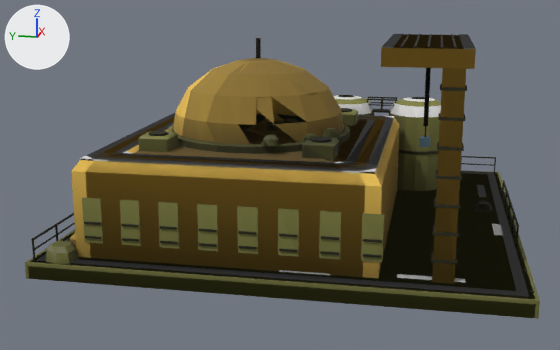
Two versions of the glTF model assets/set_v5/meridian_construction_center_damaged.glb, one commit apart.
The view is the same before and after, from a 50 mm camera at (-27.5, -4.43, 8.61) aimed at (-0.6, 0.95, 1.89). The lights are fixed; the arrows at upper left show +X, +Y and +Z. The picture after the commit comes second. Vertices at exactly the same position are counted once.

The scene before the commit, as lines of its bpy script (objects in view):
```python
me_mesh_0 = bpy.data.meshes.new('Mesh_0')
me_mesh_0.from_pydata(...)  # 2429 vertices, 3600 faces; spans x -7.4..7.4, y -7.4..7.4, z 0.0..7.02
# faces by material slot: [696, 922, 326, 1488, 168]
me_mesh_0.materials.append(mat_paint)
me_mesh_0.materials.append(mat_paint2)
me_mesh_0.materials.append(mat_team)
me_mesh_0.materials.append(mat_metal)
me_mesh_0.materials.append(mat_accent)
me_mesh_1 = bpy.data.meshes.new('Mesh_1')
me_mesh_1.from_pydata(...)  # 644 vertices, 1067 faces; spans x -7.4..7.4, y -7.4..7.4, z 0.0..7.02
# faces by material slot: [296, 379, 262, 130]
me_mesh_1.materials.append(mat_paint)
me_mesh_1.materials.append(mat_paint2)
me_mesh_1.materials.append(mat_team)
me_mesh_1.materials.append(mat_metal)
me_mesh_2 = bpy.data.meshes.new('Mesh_2')
me_mesh_2.from_pydata(...)  # 225 vertices, 294 faces; spans x -7.4..7.4, y -7.4..7.4, z 0.0..7.02
# faces by material slot: [119, 79, 76, 20]
me_mesh_2.materials.append(mat_paint)
me_mesh_2.materials.append(mat_paint2)
me_mesh_2.materials.append(mat_team)
me_mesh_2.materials.append(mat_metal)
ob_body = bpy.data.objects.new('body', me_mesh_0)
ob_body.parent = ob_meridian_construction_center_damaged_lod0
ob_body.location = (0.0, 0.0, 0.0)
ob_body_001 = bpy.data.objects.new('body.001', me_mesh_1)
ob_body_001.parent = ob_meridian_construction_center_damaged_lod1
ob_body_001.location = (0.0, 0.0, 0.0)
ob_body_002 = bpy.data.objects.new('body.002', me_mesh_2)
ob_body_002.parent = ob_meridian_construction_center_damaged_lod2
ob_body_002.location = (0.0, 0.0, 0.0)
```
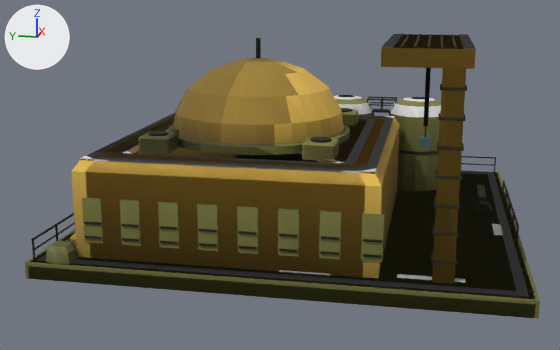
Scene script edits in JSON lines:
```json
{"block": "me_mesh_0", "where": "# used by ob_body; parent = ob_meridian_construction_center_damaged_lod0; location = (0.0, 0.0, 0.0)"}
{"op": "remove", "block": "me_mesh_0", "code": "me_mesh_0.from_pydata(...)  # 2429 vertices, 3600 faces; spans x -7.4..7.4, y -7.4..7.4, z 0.0..7.02"}
{"op": "add", "block": "me_mesh_0", "code": "me_mesh_0.from_pydata(...)  # 2444 vertices, 3635 faces; spans x -7.4..7.4, y -7.4..7.4, z 0.0..7.02"}
{"block": "me_mesh_0", "change": "me_mesh_0 part 1: the loose piece of 24 vertices spanning x -1.66..-1.12, y 0.15..0.66, z 3.86..4.12 is moved by (0.88, 2.34, -0.18)"}
{"block": "me_mesh_0", "change": "me_mesh_0 part 2: the loose piece of 24 vertices spanning x -3.3..-2.76, y -1.51..-0.94, z 3.86..4.12 is moved by (0.88, 2.34, -0.18)"}
{"block": "me_mesh_0", "change": "me_mesh_0 part 3: the loose piece of 24 vertices spanning x -4.44..-3.87, y -0.98..-0.43, z 3.86..4.12 is moved by (0.88, 2.34, -0.18)"}
{"block": "me_mesh_0", "change": "me_mesh_0 part 4: the loose piece of 24 vertices spanning x -4.96..-4.37, y 0.18..0.73, z 3.86..4.12 is moved by (0.88, 2.34, -0.18)"}
{"block": "me_mesh_0", "change": "me_mesh_0 part 5: 16 vertices added at x -4.51..-3.18, y -0.99..0.41, z 3.5..4.4"}
{"block": "me_mesh_0", "change": "me_mesh_0 part 6: 1542 kept faces spanning x -7.2..7.23, y -7.31..7.31, z 0.5..7.02 get new vertex colours; the middle colour goes from yellow #b0a859 to yellow #aea859"}
{"block": "me_mesh_0", "change": "other edits to the shape of me_mesh_0 do not show in these pictures"}
{"block": "me_mesh_1", "where": "# used by ob_body_001; parent = ob_meridian_construction_center_damaged_lod1; location = (0.0, 0.0, 0.0)"}
{"op": "remove", "block": "me_mesh_1", "code": "me_mesh_1.from_pydata(...)  # 644 vertices, 1067 faces; spans x -7.4..7.4, y -7.4..7.4, z 0.0..7.02"}
{"op": "add", "block": "me_mesh_1", "code": "me_mesh_1.from_pydata(...)  # 645 vertices, 1070 faces; spans x -7.4..7.4, y -7.4..7.4, z 0.0..7.02"}
{"block": "me_mesh_1", "change": "me_mesh_1 part 7: the loose piece of 24 vertices spanning x -1.5..-0.96, y 0.78..1.29, z 3.68..3.94 is moved by (0.33, 0.83, 0.0)"}
{"block": "me_mesh_1", "change": "me_mesh_1 part 8: 406 kept faces spanning x -7.29..7.29, y -6.75..6.98, z 0.5..7.02 get new vertex colours; the middle colour goes from yellow #b8ac5a to yellow #b6a856"}
{"block": "me_mesh_1", "change": "other edits to the shape of me_mesh_1 do not show in these pictures"}
{"block": "me_mesh_2", "where": "# used by ob_body_002; parent = ob_meridian_construction_center_damaged_lod2; location = (0.0, 0.0, 0.0)"}
{"op": "remove", "block": "me_mesh_2", "code": "me_mesh_2.from_pydata(...)  # 225 vertices, 294 faces; spans x -7.4..7.4, y -7.4..7.4, z 0.0..7.02"}
{"op": "add", "block": "me_mesh_2", "code": "me_mesh_2.from_pydata(...)  # 225 vertices, 299 faces; spans x -7.4..7.4, y -7.4..7.4, z 0.0..7.02"}
{"block": "me_mesh_2", "change": "me_mesh_2 part 9: 171 kept faces spanning x -7.15..7.15, y -7.15..6.99, z 0.5..7.02 get new vertex colours; the middle colour goes from yellow #b1a555 to yellow #ad9f53"}
{"block": "me_mesh_2", "change": "edits to the shape of me_mesh_2 do not show in these pictures"}
```

Where the change shows, as pixel boxes (x1, y1, x2, y2) in the pictures (560 x 350 px; the box of a moved part takes in the faces that stretch with it):
```json
{"part": 1, "of": "me_mesh_0", "change": "moved or reshaped", "before": [284, 118, 298, 124], "on screen": "not visible afterwards"}
{"part": 2, "of": "me_mesh_0", "change": "moved or reshaped", "before": [323, 127, 340, 138], "on screen": "not visible afterwards"}
{"part": 3, "of": "me_mesh_0", "change": "moved or reshaped", "before": [301, 133, 318, 143], "on screen": "not visible afterwards"}
{"part": 4, "of": "me_mesh_0", "change": "moved or reshaped", "before": [261, 135, 279, 146], "on screen": "not visible afterwards"}
{"part": 5, "of": "me_mesh_0", "change": "added", "after": [256, 94, 333, 155], "on screen": "yellow"}
{"part": 6, "of": "me_mesh_0", "change": "recoloured", "before": [99, 60, 388, 170], "after": [99, 60, 388, 170]}
{"part": 7, "of": "me_mesh_1", "change": "moved or reshaped", "before": [267, 121, 280, 131], "on screen": "not visible afterwards"}
{"part": 8, "of": "me_mesh_1", "change": "edited", "before": [46, 48, 493, 284], "after": [46, 48, 493, 284], "on screen": "looks the same"}
{"part": 9, "of": "me_mesh_2", "change": "edited", "before": [80, 114, 502, 282], "after": [80, 114, 502, 282], "on screen": "looks the same"}
```
